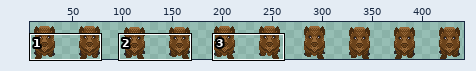
Sprite sheet -- Out Of Project Assets/Art/PNGs/Animations/boar/boar_frontWalk.png. Above, an overview of the earlier version with the close-up marked.
Close-up. Before:
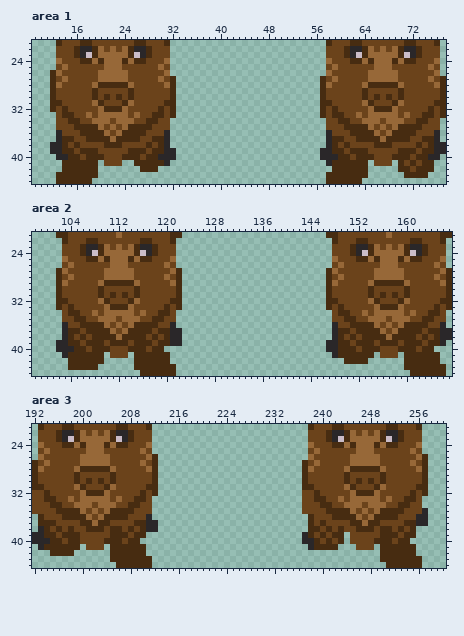
The file is 450x45 pixels. Shown: area 1: x 9..77, y 21..44; area 2: x 98..167, y 21..44; area 3: x 192..260, y 21..44. The wide view leaves out empty margins. The commit also changed other parts of the picture, which this record leaves out.
After the commit:
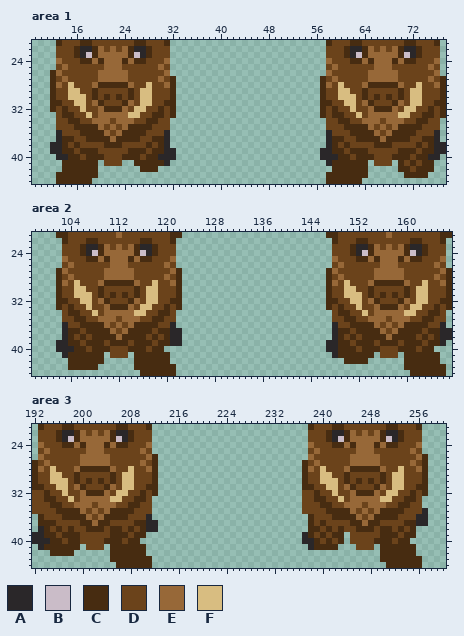
Palette (. is transparent): A #2a2729  B #cabcc8  C #472c11  D #6b431b  E #976838  F #d8bd81
Diff:
Area 1:
y 28: x 15 D -> F; x 28 D -> F; x 60 D -> F; x 73 D -> F
y 29: x 15..16 DD -> FF; x 27..28 DD -> FF; x 60..61 DD -> FF; x 72..73 DD -> FF
y 30: x 15..17 DDD -> FFF; x 27..28 DD -> FF; x 60..62 DDD -> FFF; x 72..73 DD -> FF
y 31: x 16..17 DD -> FF; x 27..28 DD -> FF; x 61..62 DD -> FF; x 72..73 DD -> FF
y 32: x 17 D -> F; x 26..27 DD -> FF; x 62 D -> F; x 71..72 DD -> FF
y 33: x 18 E -> F; x 25..26 DE -> FF; x 63 E -> F; x 70..71 DE -> FF
Area 2:
y 29: x 105 D -> F; x 118 D -> F; x 150 D -> F; x 163 D -> F
y 30: x 105..106 DD -> FF; x 117..118 DD -> FF; x 150..151 DD -> FF; x 162..163 DD -> FF
y 31: x 105..107 DDD -> FFF; x 117..118 DD -> FF; x 150..152 DDD -> FFF; x 162..163 DD -> FF
y 32: x 106..107 DD -> FF; x 117..118 DD -> FF; x 151..152 DD -> FF; x 162..163 DD -> FF
y 33: x 107 D -> F; x 116..117 DD -> FF; x 152 D -> F; x 161..162 DD -> FF
y 34: x 108 E -> F; x 115..116 DE -> FF; x 153 E -> F; x 160..161 DE -> FF
Area 3:
y 28: x 195 D -> F; x 208 D -> F; x 240 D -> F; x 253 D -> F
y 29: x 195..196 DD -> FF; x 207..208 DD -> FF; x 240..241 DD -> FF; x 252..253 DD -> FF
y 30: x 195..197 DDD -> FFF; x 207..208 DD -> FF; x 240..242 DDD -> FFF; x 252..253 DD -> FF
y 31: x 196..197 DD -> FF; x 207..208 DD -> FF; x 241..242 DD -> FF; x 252..253 DD -> FF
y 32: x 197 D -> F; x 206..207 DD -> FF; x 242 D -> F; x 251..252 DD -> FF
y 33: x 198 E -> F; x 205..206 DE -> FF; x 243 E -> F; x 250..251 DE -> FF
